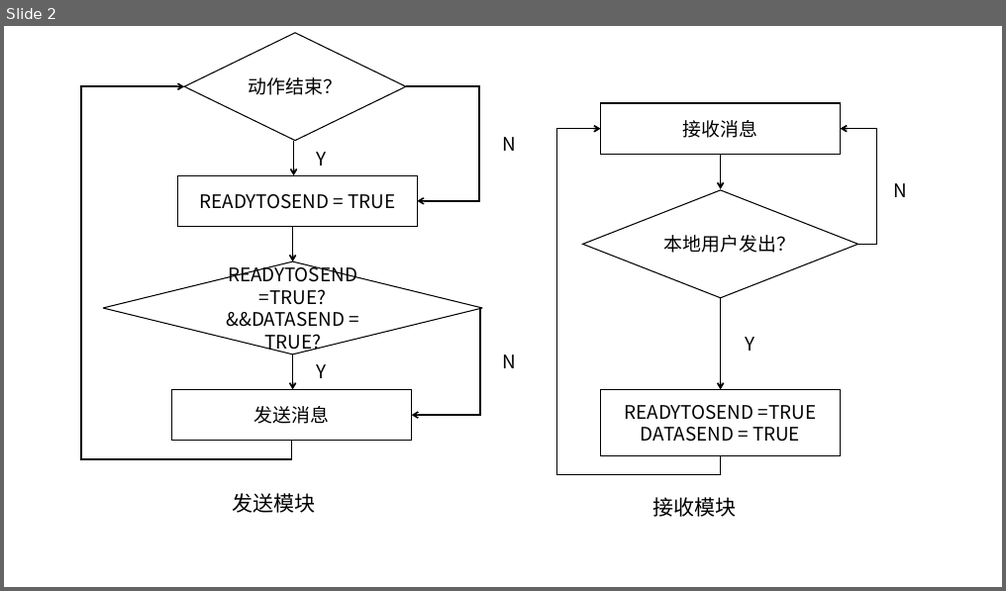
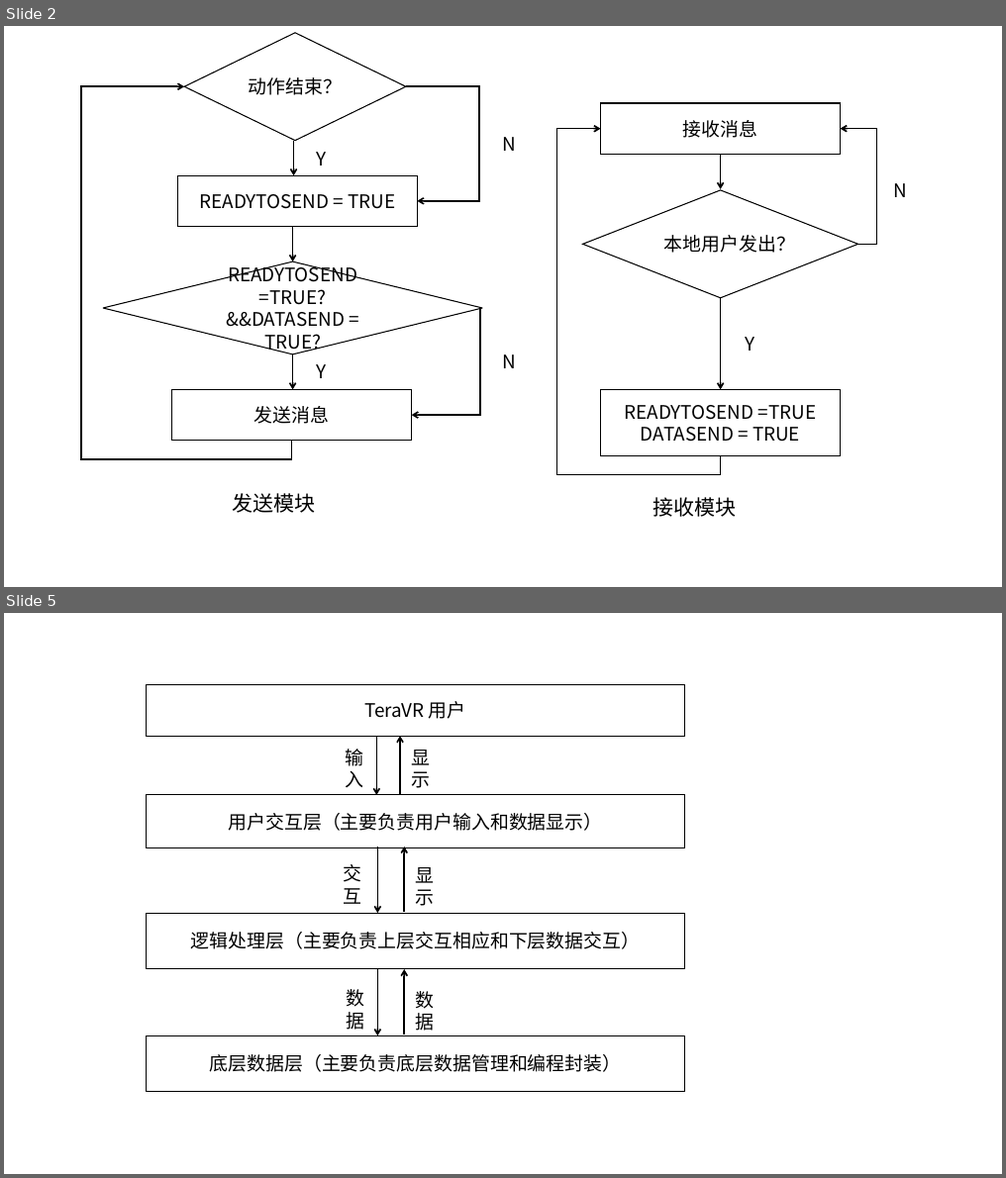
Before and after one commit to Ritchielambda/Paper, a slide deck: 研究生/论文图表.pptx. Shown one above the other, each under a label of ours: slide 2 before the commit, slides 2 and 5 after it; the slides between them are not shown. The pictures are 1006x591 and 1006x1178 pixels, drawn with LibreOffice and Linux fonts; fonts in the diff are those of the drawing. Boxes give left, top, right and bottom in pixels: in the first picture for what was removed or moved away, otherwise in the second. Text is boxed around its words. In the diff, an @@ line names an element or a change of style, - is before the commit and + after.

```diff
--- a/研究生/论文图表.pptx
+++ b/研究生/论文图表.pptx
@@ slide 5 added at <box>4,613,1002,1174</box>, background #FFFFFF @@
@@ rectangle added at <box>147,685,684,736</box>, fill #FFFFFF, outline #000000 1 pt, 18 pt, text #000000 @@
+TeraVR 用户
@@ text added at <box>345,749,363,787</box>, 18 pt, text #000000 @@
+输入
@@ arrow added from (377, 736) to (377, 795), #000000 1.5 pt @@
@@ arrow added from (400, 795) to (400, 736), #000000 1.5 pt @@
@@ text added at <box>412,750,431,788</box>, 18 pt, text #000000 @@
+显示
@@ rectangle added at <box>147,795,684,848</box>, fill #FFFFFF, outline #000000 1 pt, 18 pt, text #000000 @@
+用户交互层（主要负责用户输入和数据显示）
@@ arrow added from (377, 847) to (377, 913), #000000 1.5 pt @@
@@ arrow added from (405, 912) to (405, 847), #000000 1.5 pt @@
@@ text added at <box>344,864,362,904</box>, 18 pt, text #000000 @@
+交互
@@ text added at <box>416,867,435,906</box>, 18 pt, text #000000 @@
+显示
@@ rectangle added at <box>147,913,684,968</box>, fill #FFFFFF, outline #000000 1 pt, 18 pt, text #000000 @@
+逻辑处理层（主要负责上层交互相应和下层数据交互）
@@ text added at <box>346,989,364,1030</box>, 18 pt, text #000000 @@
+数据
@@ arrow added from (377, 969) to (377, 1036), #000000 1.5 pt @@
@@ arrow added from (405, 1035) to (405, 969), #000000 1.5 pt @@
@@ text added at <box>416,991,435,1031</box>, 18 pt, text #000000 @@
+数据
@@ rectangle added at <box>147,1036,684,1091</box>, fill #FFFFFF, outline #000000 1 pt, 18 pt, text #000000 @@
+底层数据层（主要负责底层数据管理和编程封装）
```
Also in this commit, not shown: 4 other slides added, 13 other files.
